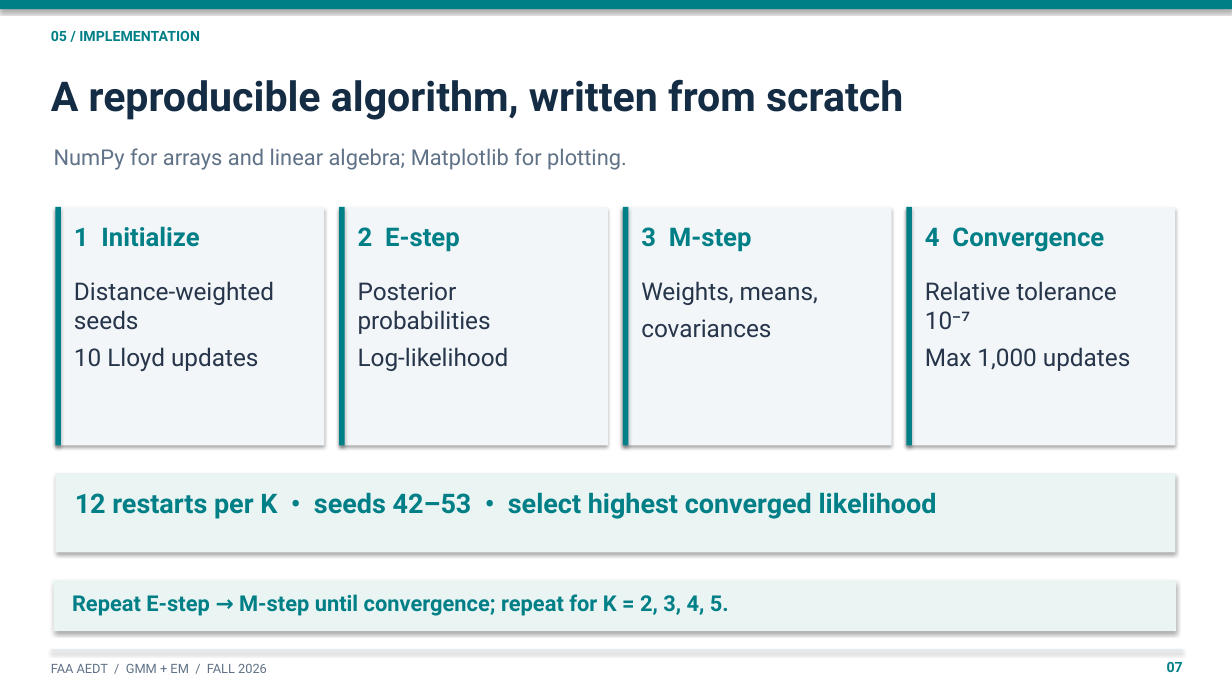
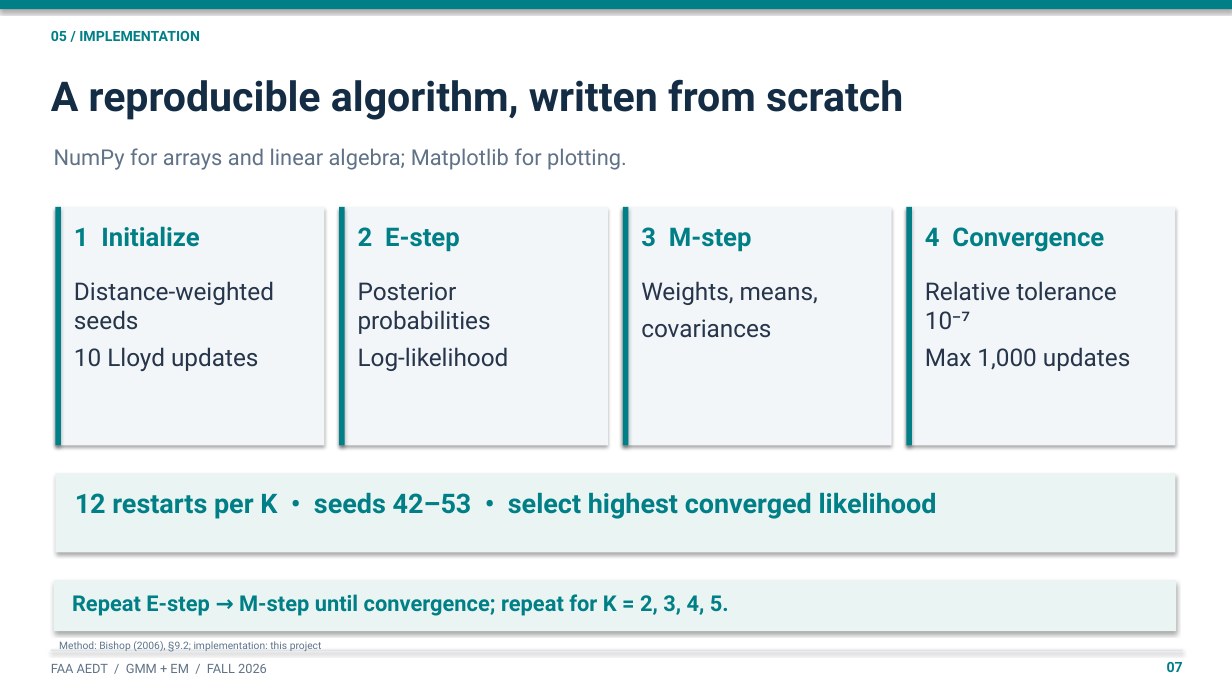
Before and after one commit to sayenooo/gmm-with-em-project, a slide deck: slide 7 of FAA_GMM_EM_presentation.pptx. Drawn at 1232x693 pixels with LibreOffice and Linux fonts; fonts in the diff are those of the drawing. Boxes give left, top, right and bottom in pixels: in the first picture for what was removed or moved away, otherwise in the second. Text is boxed around its words. In the diff, an @@ line names an element or a change of style, - is before the commit and + after.

Commit message:
docs: add verified academic sources and accurate AI disclosure
- Cite the EM paper, Bishop textbook, AIC/BIC originals and official FAA AEDT site
- Map reference claims to each part of the presentation and project
- Separate citations and AI disclosure into dedicated closing slides
- Include reproducible step-by-step validation instructions
- Preserve truthful project provenance and unfilled student work details
- Keep the 16-slide presentation timed to 15 minutes

```diff
--- a/FAA_GMM_EM_presentation.pptx
+++ b/FAA_GMM_EM_presentation.pptx
@@ text added at (59, 641, 322, 652), 8 pt, text #5D738B @@
+Method: Bishop (2006), §9.2; implementation: this project
```
Also in this commit, not shown: 7 other slides changed, 2 slides added, 1 slide removed, 5 other files.
